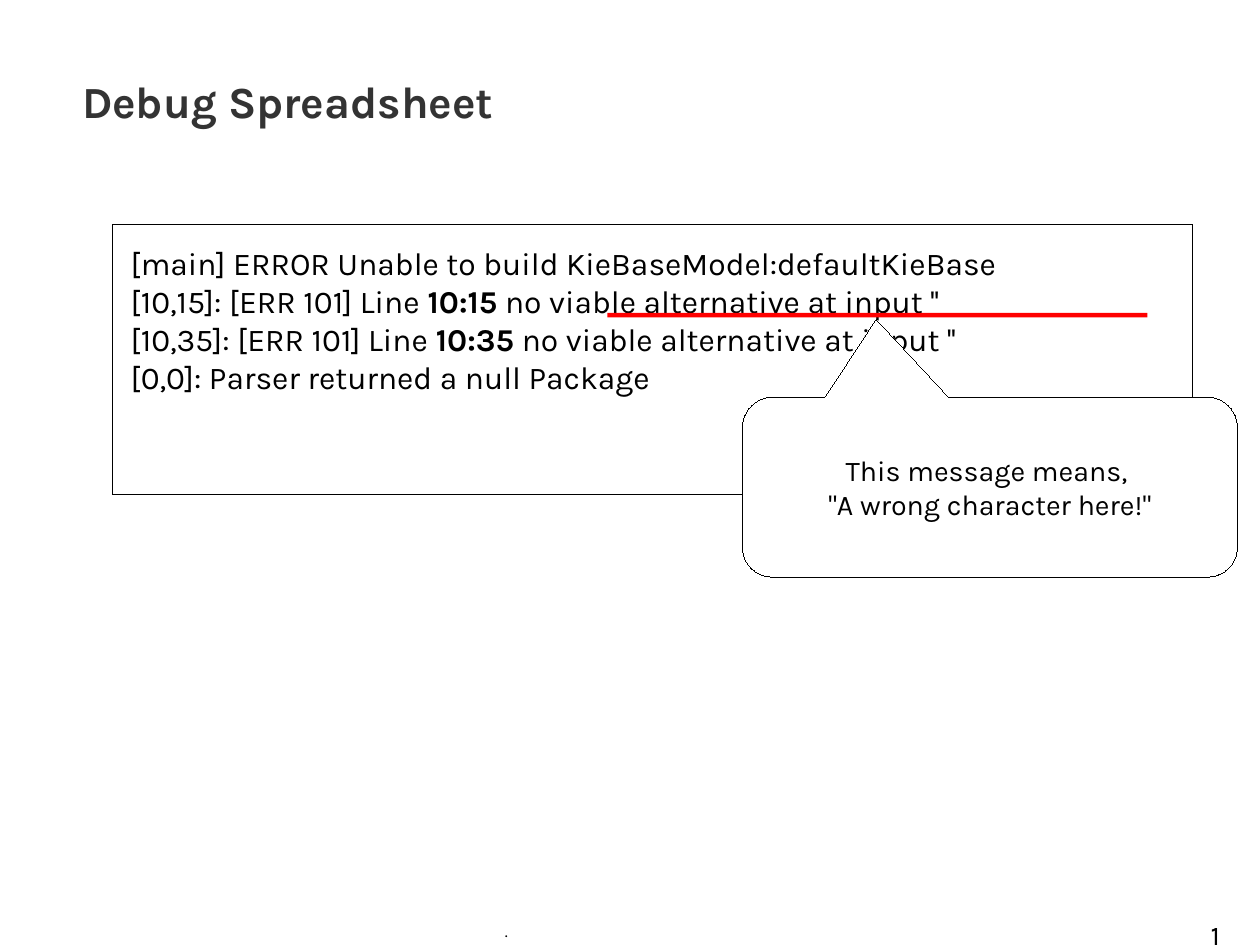
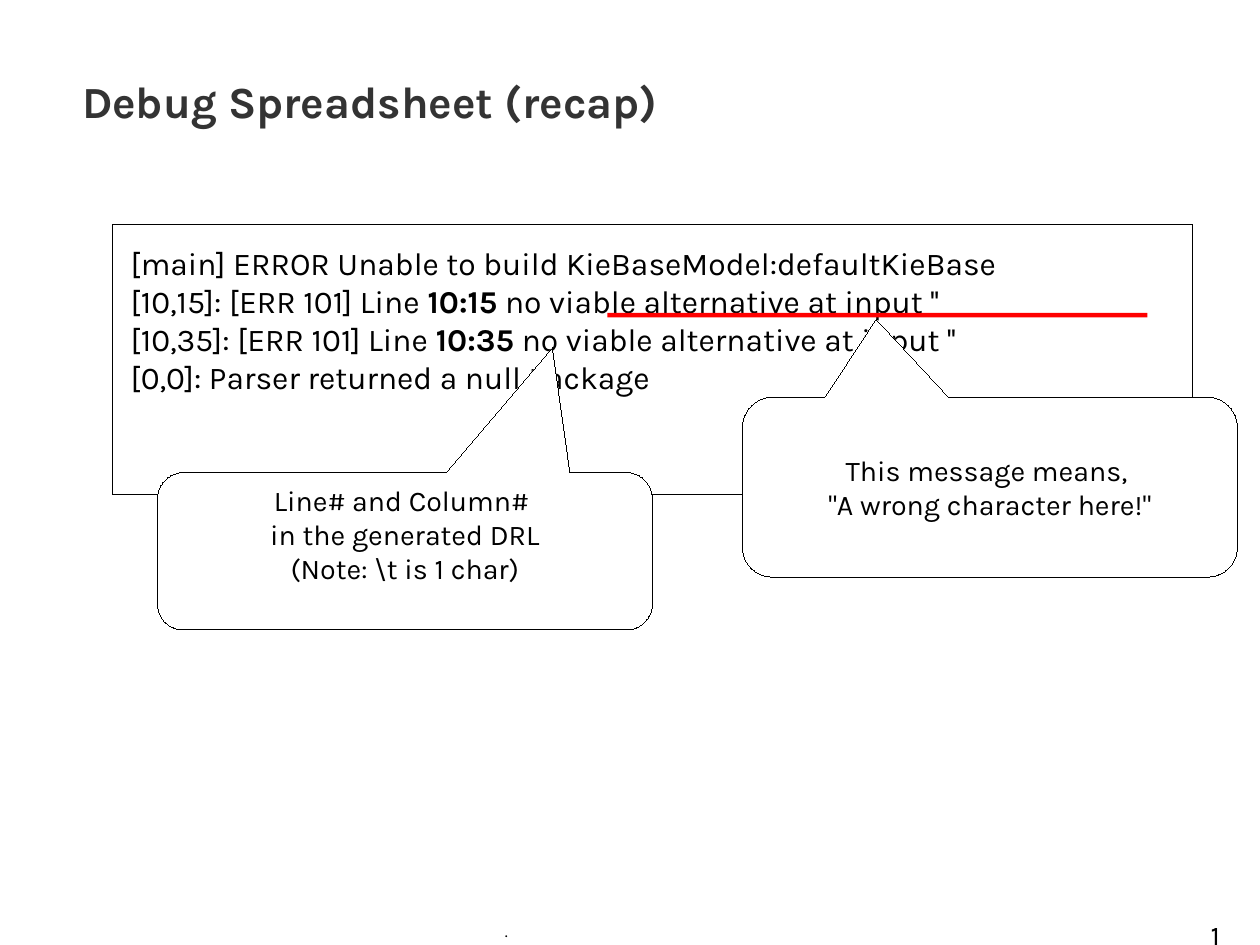
Before and after one commit to tkobayas/kie-live, a slide deck: slide 12 of 2021_Drools_trouble_shooting.odp (slide 11 before the commit). Drawn at 1260x945 pixels with LibreOffice and Linux fonts; fonts in the diff are those of the drawing; background and template pictures are left out. Boxes give left, top, right and bottom in pixels: in the first picture for what was removed or moved away, otherwise in the second. Text is boxed around its words. In the diff, an @@ line names an element or a change of style, - is before the commit and + after.

```diff
--- a/2021_Drools_trouble_shooting.odp
+++ b/2021_Drools_trouble_shooting.odp
@@ title at (82, 84, 657, 129): text changed @@
-Debug Spreadsheet
+Debug Spreadsheet (recap)
@@ rounded speech box added at (158, 472, 653, 630), fill #FFFFFF, outline #000000 0 pt, 18 pt, text #000000 @@
+Line# and Column#
+in the generated DRL
+(Note: \t is 1 char)
```
Also in this commit, not shown: 9 other slides changed, 3 slides added, 1 slide removed, 31 other files.
